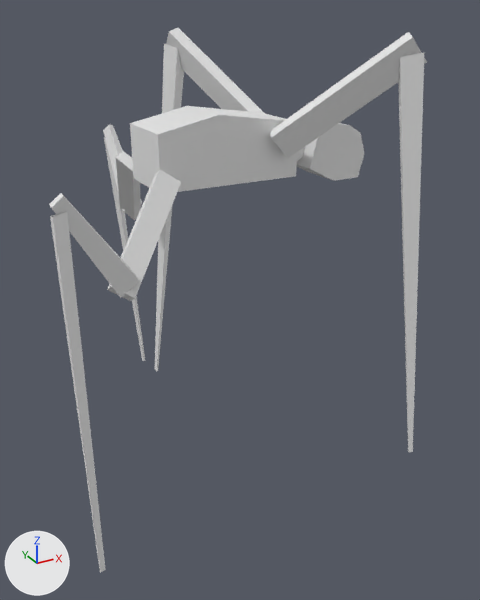
The FBX model I  am not Alone/Assets/Prefab/model/Zombie/ghostBignew.FBX: old version first, new version second.
The view is the same before and after, from a 50 mm camera at (1.68, -16.71, 1.26) aimed at (4.77, -11.09, -1.55). Every picture has the same lights, and +X, +Y and +Z are marked at lower left. Where no turn or scale is listed for an object, it has been applied to the vertices.
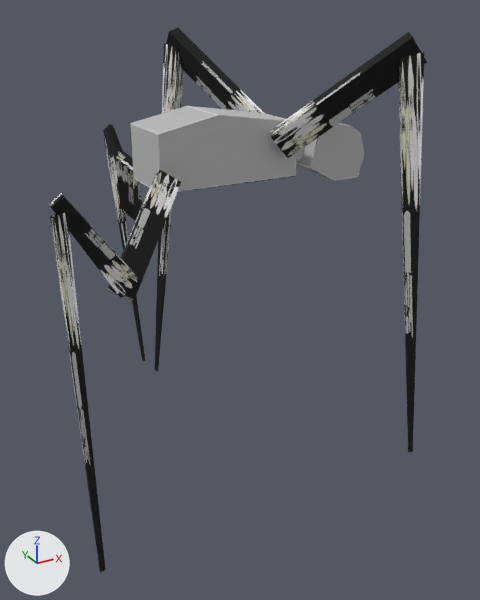
Patch to the scene script:
```diff
--- a/I  am not Alone/Assets/Prefab/model/Zombie/ghostBignew.FBX.py
+++ b/I  am not Alone/Assets/Prefab/model/Zombie/ghostBignew.FBX.py
@@ img_karta_monstrikov_png @@
+img_karta_monstrikov_png = load_image('karta_monstrikov.png', 'Materials/karta_monstrikov.png', 2048, 2048, 'sRGB')
@@ mat_material__25 @@
+mat_material__25 = principled_material('Material #25')
+mat_material__25.texture = img_karta_monstrikov_png
+mat_material__25.roughness = 0.859
@@ me_mesh @@
 # used by ob_box010; location = (5.59, -10.92, 0.0)
 # verts and faces of me_mesh; kept vertices keep their numbers, new ones are numbered from 18
 # before: 10 (-0.3, 0.09, -0.27), 11 (-0.3, 0.09, 0.19), 12 (-0.3, -0.09, -0.27), 13 (-0.3, -0.09, 0.19), 14 (-0.01, 0.09, -0.13)
 # before: 15 (-0.01, 0.09, 0.05), 16 (-0.01, -0.09, -0.13), 17 (-0.01, -0.09, 0.05)
-me_mesh.from_pydata(...)  # 18 vertices, 13 faces; spans x -1.73..-0.01, y -0.34..0.34, z -0.27..0.39
+me_mesh.from_pydata(...)  # 18 vertices, 12 faces; spans x -1.73..0.0, y -0.34..0.34, z -0.27..0.39
+# me_mesh part 1
+delete_faces([(10, 12, 13, 11)])
+for i in [*range(10, 18)]: verts[i] += (0.01, 0.0, 0.0)
+# me_mesh part 2: 12 faces spanning x -1.73..0.0, y -0.34..0.34, z -0.27..0.39 switch from no material to mat_material__25 (picture img_karta_monstrikov_png)
@@ me_mesh_003 @@
 me_mesh_003.from_pydata(...)  # 24 vertices, 16 faces; spans x -1.24..0.07, y -0.95..0.15, z -2.9..0.34
+me_mesh_003.materials.append(mat_material__25)  # picture img_karta_monstrikov_png
@@ me_mesh_005 @@
 me_mesh_005.from_pydata(...)  # 16 vertices, 11 faces; spans x -14.7..95.1, y -5.0..66.0, z -57.1..68.4
+me_mesh_005.materials.append(mat_material__25)  # picture img_karta_monstrikov_png
@@ me_mesh_001 @@
 me_mesh_001.from_pydata(...)  # 16 vertices, 28 faces; spans x -0.041..0.648, y -0.258..0.258, z -0.37..0.208
+me_mesh_001.materials.append(mat_material__25)  # picture img_karta_monstrikov_png
@@ me_mesh_004 @@
 me_mesh_004.from_pydata(...)  # 24 vertices, 16 faces; spans x -7.6..101.2, y -4.1..57.7, z -40.5..57.9
+me_mesh_004.materials.append(mat_material__25)  # picture img_karta_monstrikov_png
@@ me_mesh_002 @@
 me_mesh_002.from_pydata(...)  # 16 vertices, 11 faces; spans x -0.31..0.94, y -1.02..0.13, z -3.11..1.13
+me_mesh_002.materials.append(mat_material__25)  # picture img_karta_monstrikov_png
```

Where the change shows, as pixel boxes [x1, y1, x2, y2] in the pictures (480 x 600 px):
'Box013', recoloured
    both: [270, 32, 427, 452]
'Box015', recoloured
    both: [49, 170, 181, 573]
'Box014', recoloured
    both: [155, 28, 265, 371]
'Box011', recoloured
    both: [297, 123, 364, 181]
'Box016', recoloured
    both: [103, 124, 145, 361]
part 1 of me_mesh, cut back
    both: [297, 147, 305, 161]
part 2 of me_mesh, recoloured
    both: [130, 106, 297, 192]
